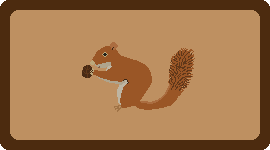
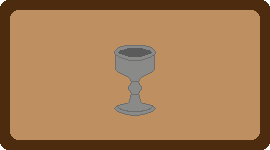
The second 270px x 150px image is a revision of the first. Changes to its layers:
hid group "AllyCardArt" (7 layers) over [82, 42, 195, 116]
showed group "DrinkCardArt" (7 layers) over [82, 42, 182, 116]
added layer "GobletCardArt" in group "DrinkCardArt" over [114, 45, 156, 116]
